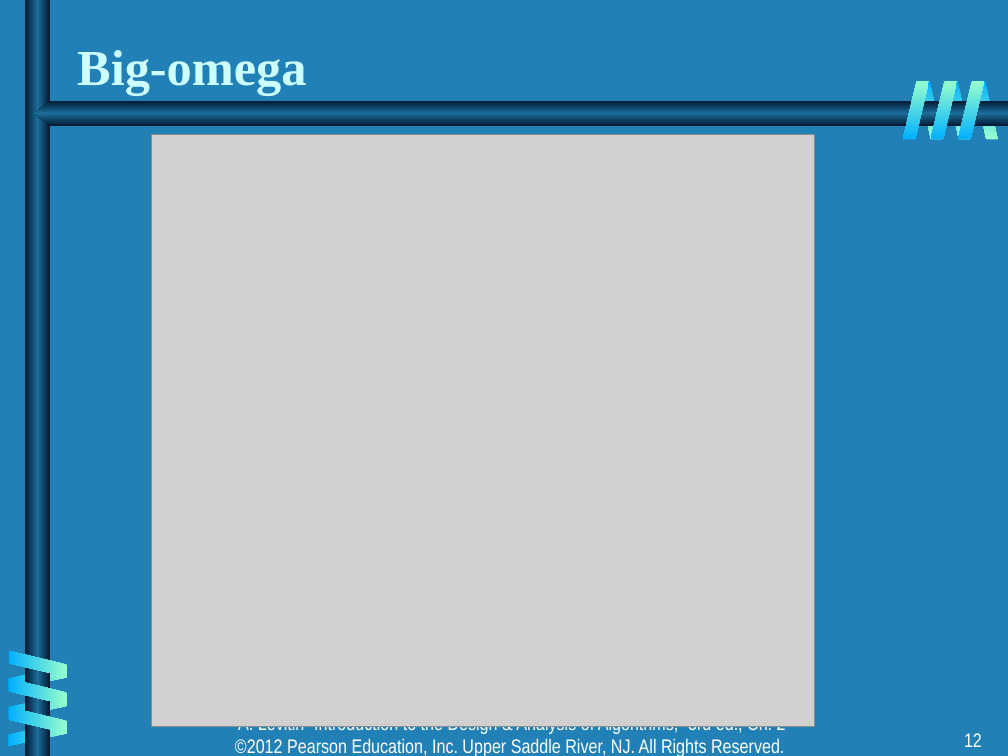
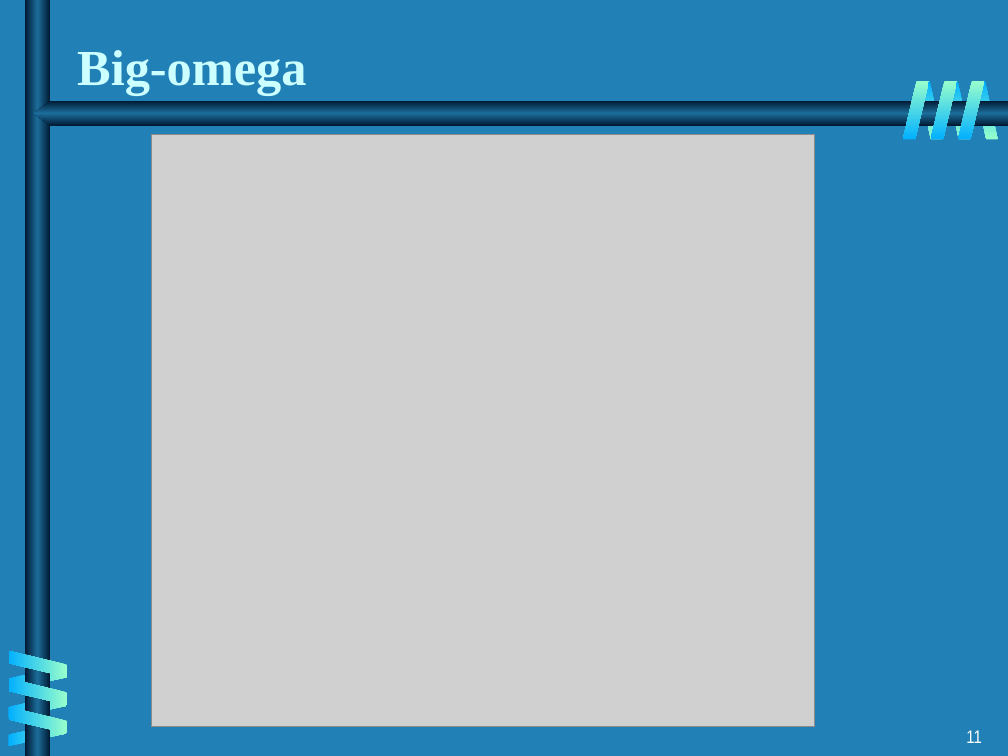
Before and after one commit to CMPT306/CMPT306.github.io, a slide deck: slide 11 of handouts/algorithms/ch02.ppt (slide 12 before the commit). Drawn at 1008x756 pixels with LibreOffice and Linux fonts; fonts in the diff are those of the drawing; grey boxes stand for pictures. Boxes give left, top, right and bottom in pixels: in the first picture for what was removed or moved away, otherwise in the second. Text is boxed around its words. In the diff, an @@ line names an element or a change of style, - is before the commit and + after.

```diff
--- a/handouts/algorithms/ch02.ppt
+++ b/handouts/algorithms/ch02.ppt
@@ text removed at box(235, 726, 786, 756) @@
-A. Levitin “Introduction to the Design & Analysis of Algorithms,” 3rd ed., Ch. 2 ©2012 Pearson Education, Inc. Upper Saddle River, NJ. All Rights Reserved.
@@ page number at box(966, 730, 982, 743): text changed; size 14 to 12.9 pt @@
-12
+11
```
Also in this commit, not shown: 29 other slides changed, 2 slides added, 5 slides removed, 5 other files.
